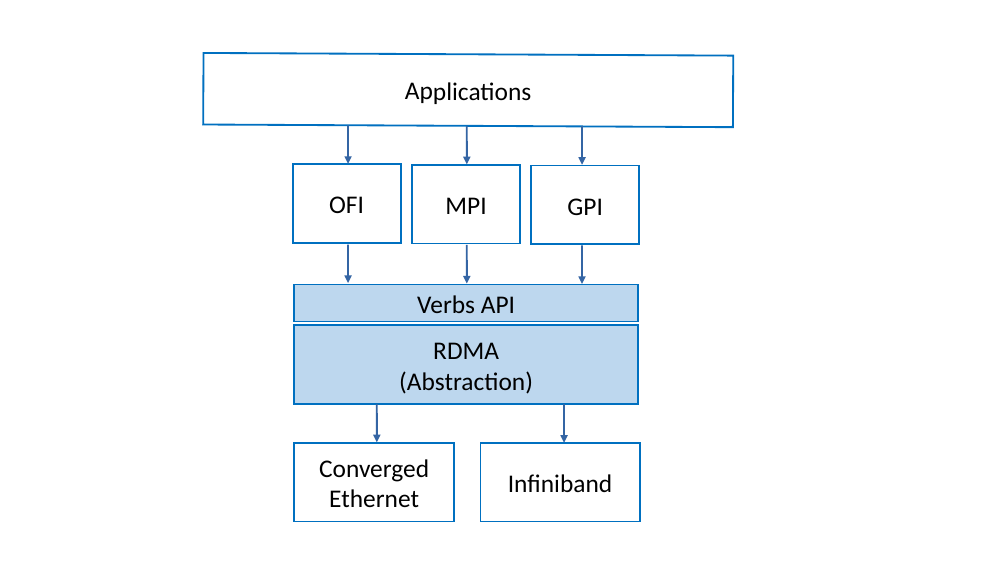
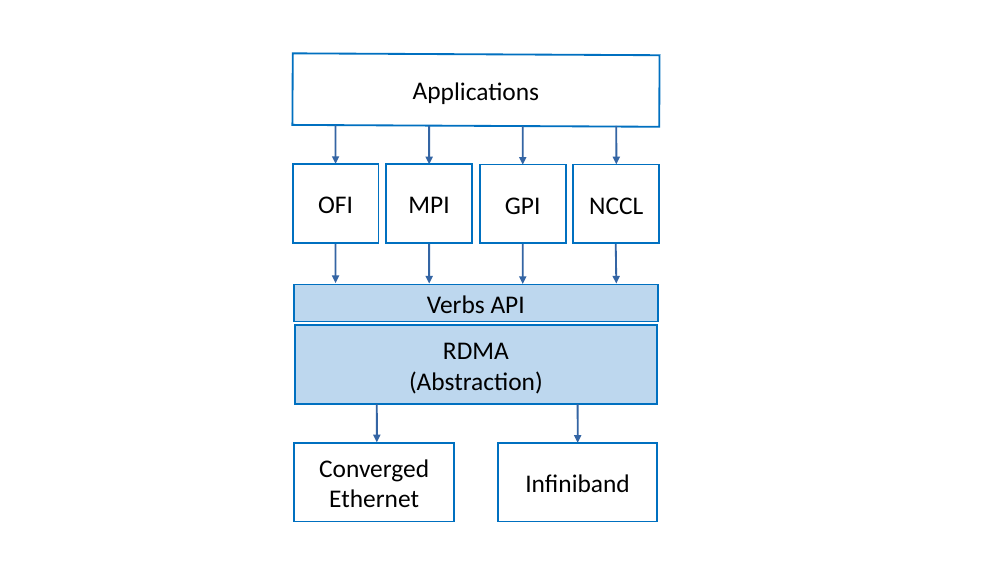
Before and after one commit to SystemsApproach/7E, a slide deck: slide 5 of message/figures/message.odp. Drawn at 1008x567 pixels with LibreOffice and Linux fonts; fonts in the diff are those of the drawing. Boxes give left, top, right and bottom in pixels: in the first picture for what was removed or moved away, otherwise in the second. Text is boxed around its words. In the diff, an @@ line names an element or a change of style, - is before the commit and + after.

```diff
--- a/message/figures/message.odp
+++ b/message/figures/message.odp
@@ freeform shape "Applications": place and size @@
-freeform shape "Applications" at <box>203,53,733,127</box>
+freeform shape "Applications" at <box>293,53,660,126</box>
@@ arrow moved from (349, 125) - (349, 164) to (336, 125) - (336, 164) @@
@@ arrow moved from (467, 126) - (467, 165) to (429, 126) - (429, 165) @@
@@ arrow added from (523, 126) to (523, 165), #3465A4 1.45 pt @@
@@ arrow moved from (583, 126) - (583, 165) to (617, 126) - (617, 165) @@
@@ freeform shape "OFI": place and size @@
-freeform shape "OFI" at <box>293,165,401,243</box>
+freeform shape "OFI" at <box>293,165,379,243</box>
@@ freeform shape "MPI": place and size @@
-freeform shape "MPI" at <box>413,165,520,243</box>
+freeform shape "MPI" at <box>386,165,472,243</box>
@@ freeform shape "GPI": place and size @@
-freeform shape "GPI" at <box>531,166,639,244</box>
+freeform shape "GPI" at <box>480,165,566,243</box>
@@ freeform shape added at <box>574,165,659,243</box>, fill #FFFFFF, outline #0070C0 1.45 pt, 20 pt, text #000000 @@
+NCCL
@@ arrow moved from (349, 244) - (349, 284) to (336, 238) - (336, 284) @@
@@ arrow moved from (467, 245) - (467, 284) to (429, 234) - (429, 284) @@
@@ arrow added from (616, 232) to (617, 284), #3465A4 1.45 pt @@
@@ arrow moved from (583, 245) - (583, 284) to (523, 243) - (523, 284) @@
@@ freeform shape "Verbs API": place and size @@
-freeform shape "Verbs API" at <box>295,284,638,321</box>
+freeform shape "Verbs API" at <box>295,284,659,321</box>
@@ freeform shape "RDMA": place and size @@
-freeform shape "RDMA" at <box>295,326,638,404</box>
+freeform shape "RDMA" at <box>295,326,657,404</box>
@@ arrow moved from (564, 404) - (564, 443) to (578, 404) - (578, 443) @@
@@ freeform shape "Infiniband": place and size @@
-freeform shape "Infiniband" at <box>481,443,640,521</box>
+freeform shape "Infiniband" at <box>499,443,658,521</box>
```
Also in this commit, not shown: 4 other files.
